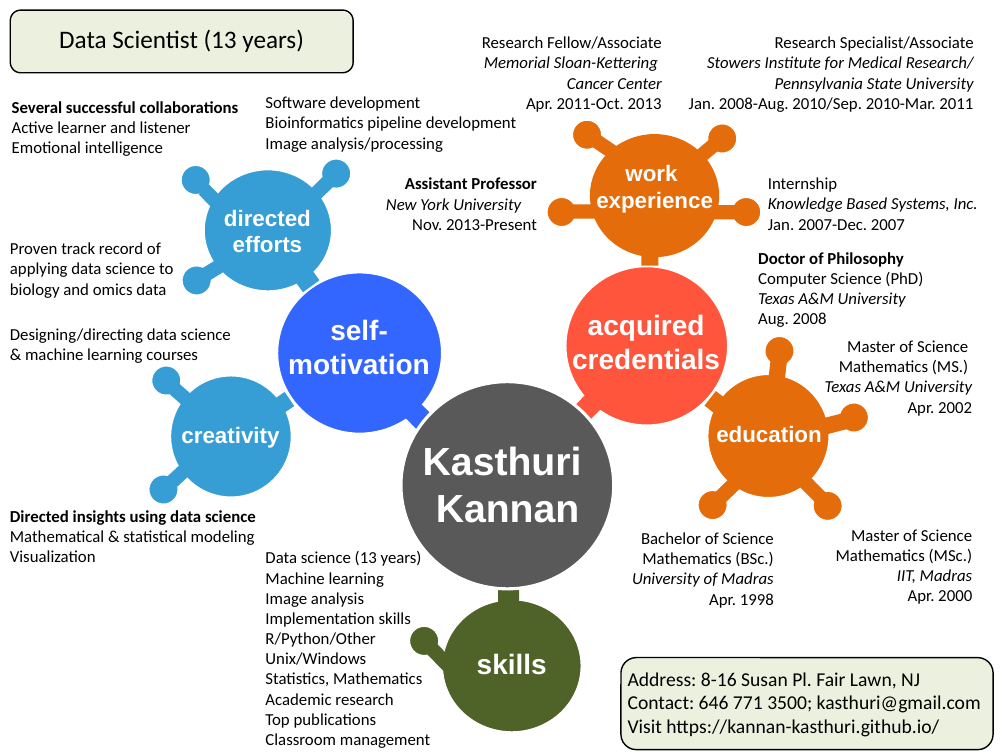
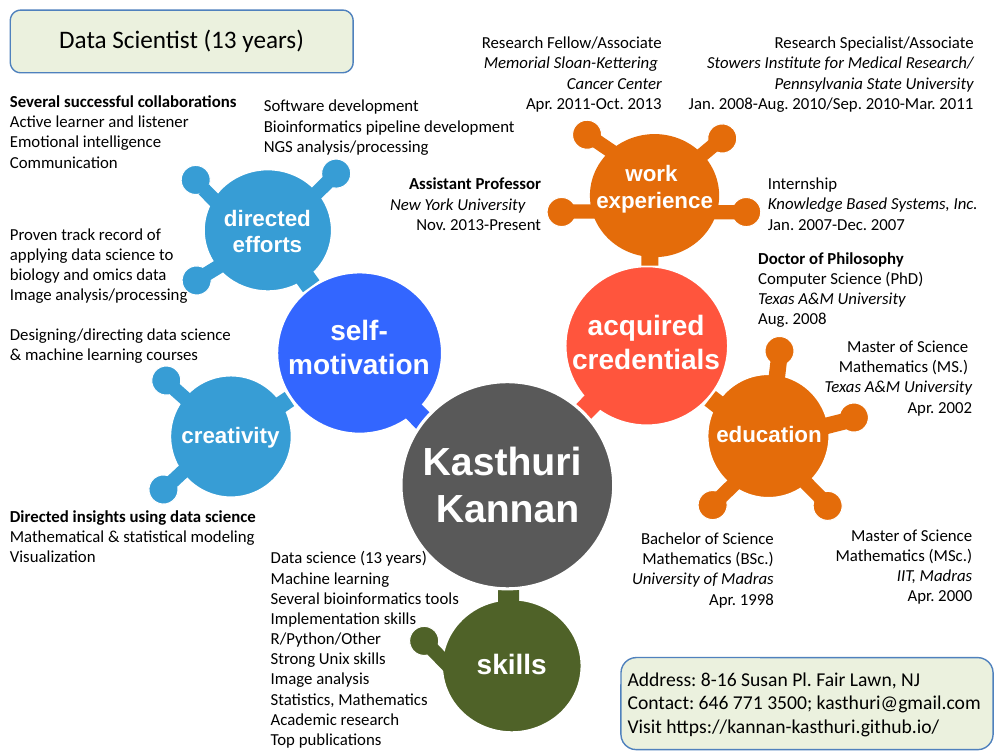
Before and after one commit to kannan-kasthuri/kannan-kasthuri.github.io, a slide deck: slide 1 of CV/CV_KK.pptx. Drawn at 1008x756 pixels with LibreOffice and Linux fonts; fonts in the diff are those of the drawing. Boxes give left, top, right and bottom in pixels: in the first picture for what was removed or moved away, otherwise in the second. Text is boxed around its words. In the diff, an @@ line names an element or a change of style, - is before the commit and + after.

```diff
--- a/CV/CV_KK.pptx
+++ b/CV/CV_KK.pptx
@@ rounded rectangle "Data Scientist (13 years)" at (x1=10, y1=10, x2=353, y2=73): outline #000000 1 pt to #4F81BD 1 pt @@
@@ text at (x1=264, y1=140, x2=429, y2=155): text changed @@
-Image analysis/processing
+NGS analysis/processing
@@ text at (x1=10, y1=156, x2=118, y2=168): paragraph added @@
+Communication
@@ text "Assistant Professor" moved from (x1=386, y1=177, x2=537, y2=230) to (x1=390, y1=177, x2=542, y2=230) @@
@@ text "Proven track record of applying ..." moved from (x1=10, y1=242, x2=173, y2=298) to (x1=10, y1=228, x2=187, y2=303) @@
@@ text at (x1=10, y1=287, x2=187, y2=303): paragraph added @@
+Image analysis/processing
@@ text at (x1=271, y1=592, x2=459, y2=604): text changed @@
-Image analysis
+Several bioinformatics tools
@@ text at (x1=271, y1=652, x2=385, y2=687): text changed @@
-Unix/Windows
+Strong Unix skills
+Image analysis
@@ rounded rectangle at (x1=621, y1=657, x2=993, y2=749): outline #000000 1 pt to #4F81BD 1 pt @@
@@ text at (x1=265, y1=733, x2=430, y2=748): paragraph removed @@
-Classroom management
```
Also in this commit, not shown: 6 other files.
